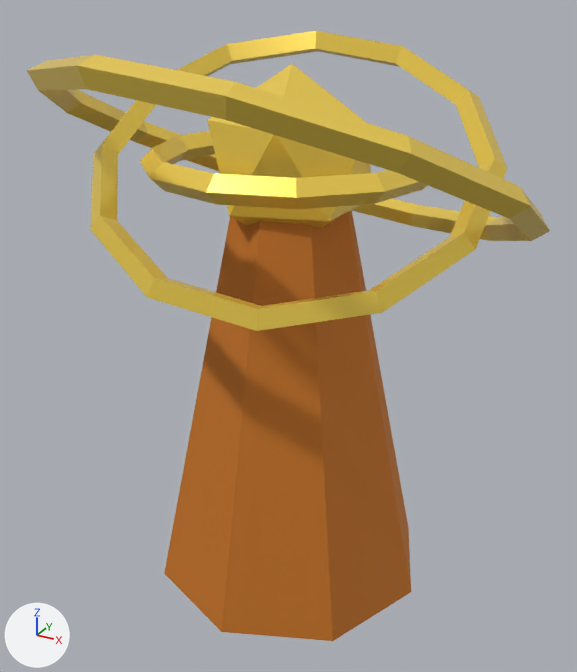
The glTF model assets/models/boss_sun_crown_magus.glb: old version first, new version second.
Both versions are drawn from a camera (50 mm lens) standing at (2.0, -3.67, 3.34) and looking at (-0.01, -0.02, 1.51). Arrows for +X, +Y and +Z are at lower left; the lights stay in place. The first picture is the older version.

Objects in the first picture: 'boss_sun_crown_magus'.
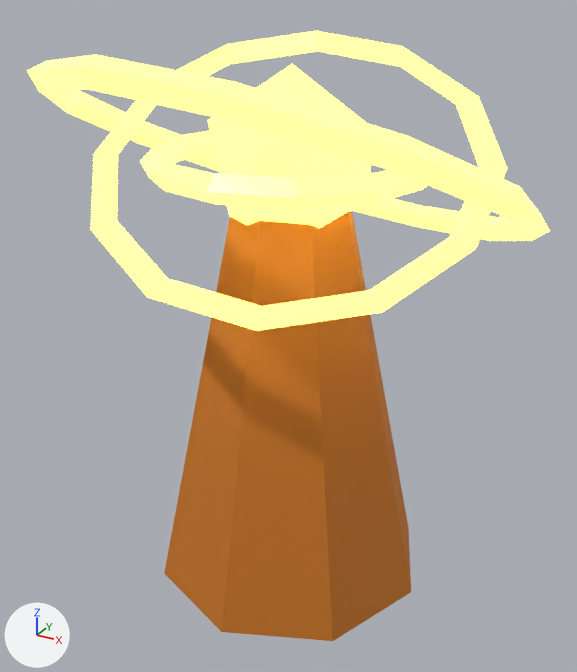
Location of each change, [x1, y1, x2, y2] in pixels of the pictures (577 x 672 px):
```json
{"object": "boss_sun_crown_magus", "change": "recoloured, surface changed", "before": [27, 31, 550, 471], "after": [27, 31, 550, 471], "on screen": "lighter"}
```

Edits to the scene script, one JSON object a line:
```json
{"op": "add", "block": "mat_boss_sun_crown_magus_core", "code": "mat_boss_sun_crown_magus_core.emission_color = (1.0, 0.904, 0.16)  # yellow #fff46f"}
{"op": "add", "block": "mat_boss_sun_crown_magus_core", "code": "mat_boss_sun_crown_magus_core.emission_strength = 2.2"}
```
